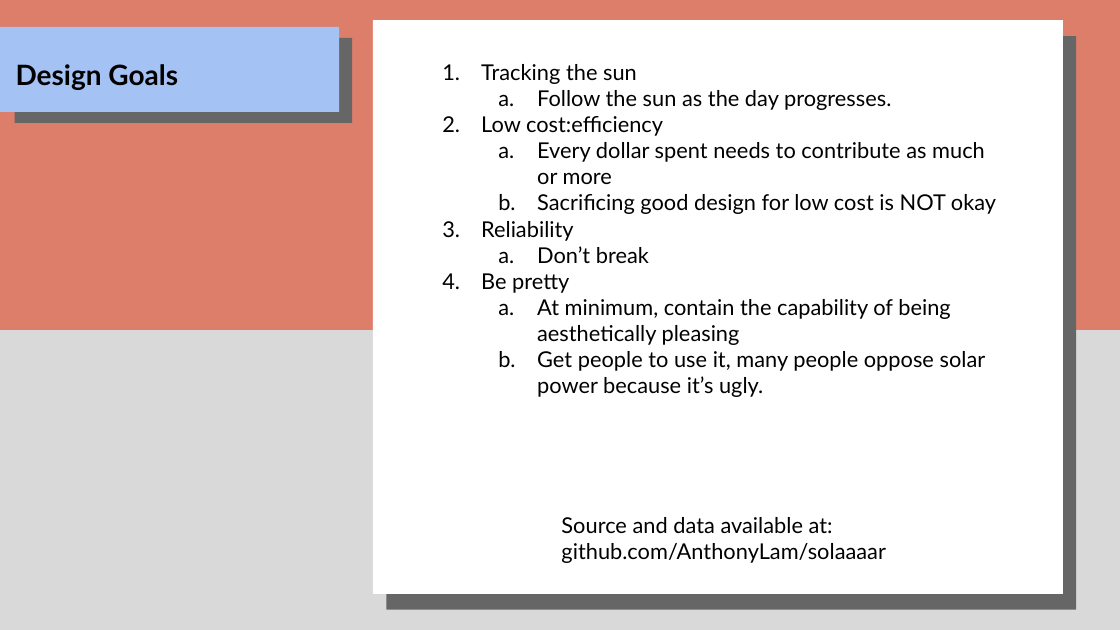
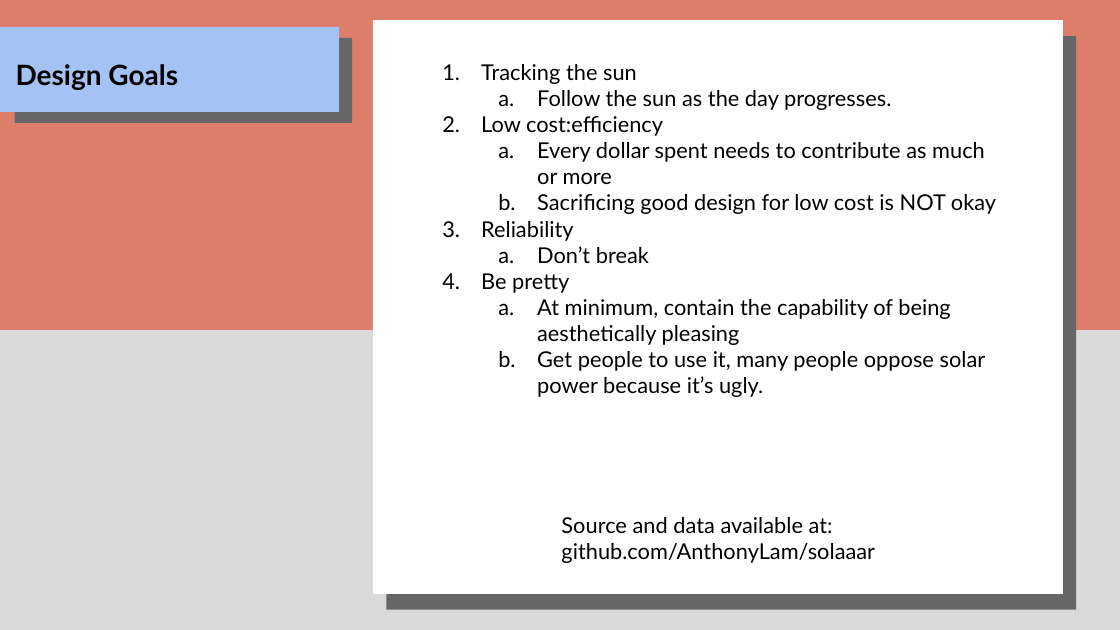
Before and after one commit to AnthonyLam/solaaar, a slide deck: slide 2 of Presentation/ENG100 Presentation.pptx. Drawn at 1120x630 pixels with LibreOffice and Linux fonts; fonts in the diff are those of the drawing. Boxes give left, top, right and bottom in pixels: in the first picture for what was removed or moved away, otherwise in the second. Text is boxed around its words. In the diff, an @@ line names an element or a change of style, - is before the commit and + after.

Commit message:
Fix typo in presentation

```diff
--- a/Presentation/ENG100 Presentation.pptx
+++ b/Presentation/ENG100 Presentation.pptx
@@ text at [561, 543, 875, 563]: text changed @@
-github.com/AnthonyLam/solaaaar
+github.com/AnthonyLam/solaaar
```
Also in this commit, not shown: 1 other file.
